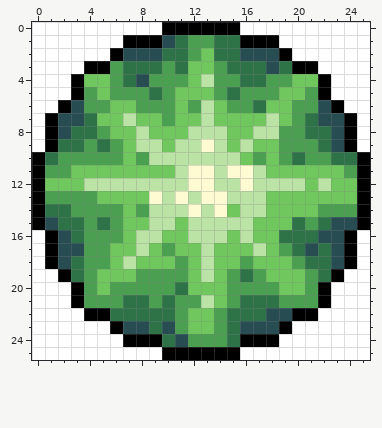
Two versions of one pixel-art sprite, sprites/gems/big_emerald.png. Above: the version before the commit.
The file is 26x26 pixels.
And afterwards:
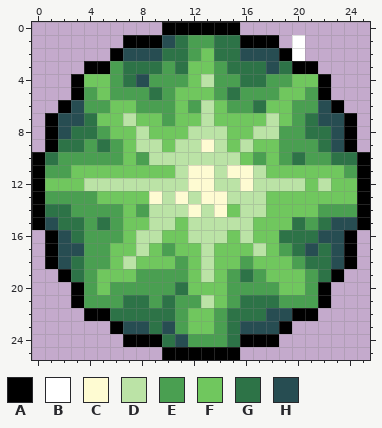
Palette (. is transparent): A #000000  B #ffffff  C #fefbd2  D #bbe3a6  E #4a9f51  F #70c75e  G #2d7347  H #274d52
Change:
Changed rows in their new state; - is an unchanged pixel.
first column x 0:
 0 ..........------..........
 1 .......------------.-.....
 2 ......---------------.....
 3 ....------------------....
 4 ...--------------------...
 5 ...--------------------...
 6 ..----------------------..
 7 .------------------------.
 8 .------------------------.
 9 .------------------------.
first column x 0:
16 .------------------------.
17 .------------------------.
18 .------------------------.
19 ..----------------------..
20 ...--------------------...
21 ...--------------------...
22 ....------------------....
23 ......--------------......
24 .......------------.......
25 ..........------..........
